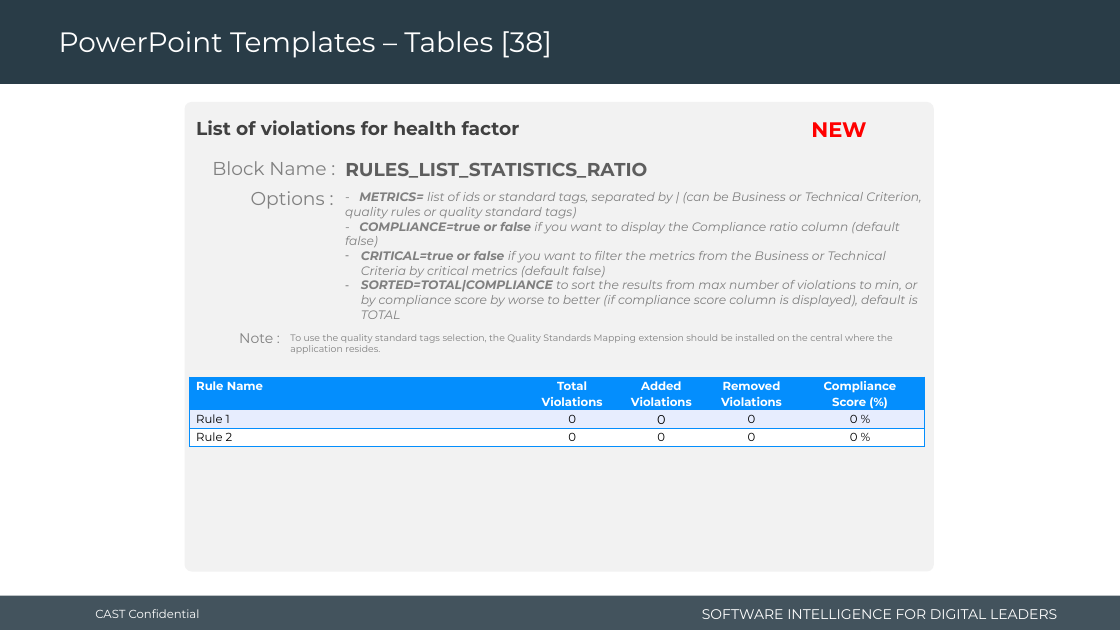
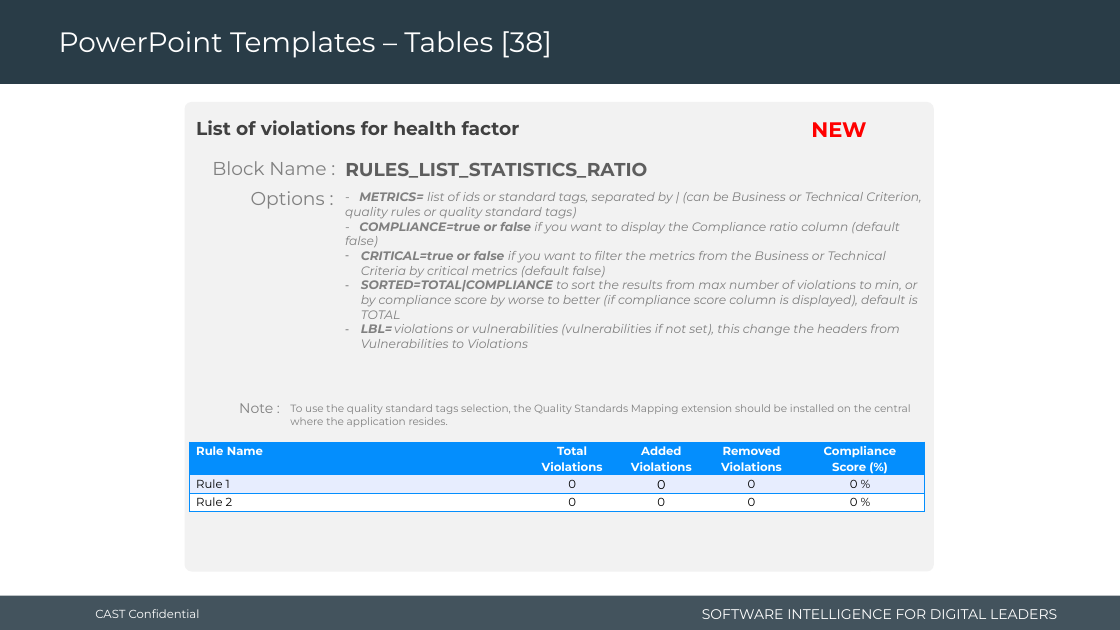
Before and after one commit to CAST-projects/ReportGenerator, a slide deck: slide 70 of CastReporting.Reporting/TemplatesFiles/1- Powerpoint-components-library.pptx. Drawn at 1120x630 pixels with LibreOffice and Linux fonts; fonts in the diff are those of the drawing; background and template pictures are left out. Boxes give left, top, right and bottom in pixels: in the first picture for what was removed or moved away, otherwise in the second. Text is boxed around its words. In the diff, an @@ line names an element or a change of style, - is before the commit and + after.

Commit message:
REPORTGEN-482 : headers for RULES_LIST_STATISTICS_RATIO and QUALITY_STANDARD_EVOLUTION should be either Violations, either Vulnerabilities

```diff
--- a/CastReporting.Reporting/TemplatesFiles/1- Powerpoint-components-library.pptx
+++ b/CastReporting.Reporting/TemplatesFiles/1- Powerpoint-components-library.pptx
@@ text at <box>361,324,899,348</box>: paragraph added @@
+– LBL= violations or vulnerabilities (vulnerabilities if not set), this change the headers from Vulnerabilities to Violations
@@ text "Note :": place and size @@
-text "Note :" at <box>239,333,273,343</box>
+text "Note :" at <box>239,403,273,413</box>
@@ text "To use the quality standard ...": place and size @@
-text "To use the quality standard ..." at <box>290,334,893,354</box>
+text "To use the quality standard ..." at <box>290,404,910,427</box>
@@ text "To use the quality standard ..." at <box>290,404,910,427</box>: size 8 to 9 pt @@
@@ table: place and size @@
-table at <box>190,377,925,445</box>
+table at <box>190,442,925,510</box>
```
Also in this commit, not shown: 1 other slide changed, 7 other files.
